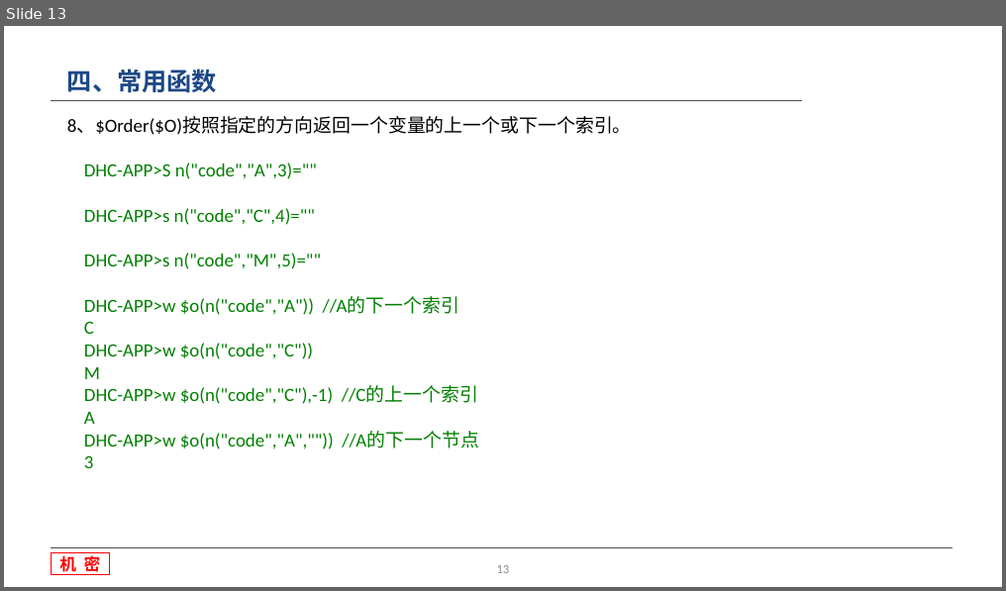
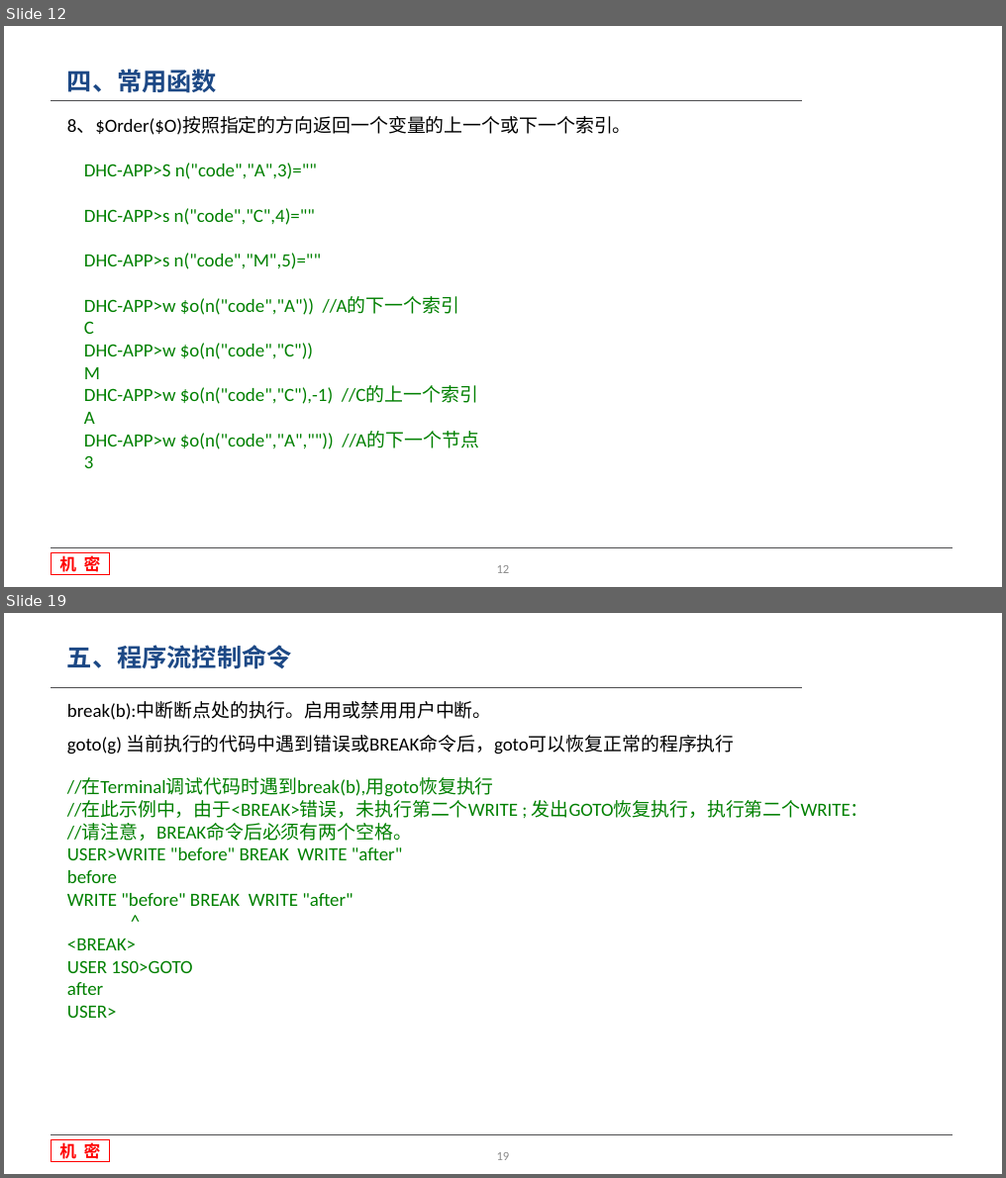
Before and after one commit to wang107014/WorkSpace, a slide deck: 收费-MD/文档/M语言基础知识.pptx. Shown one above the other, each under a label of ours: slide 13 before the commit, slides 12 and 19 after it; the slides between them are not shown. The pictures are 1006x591 and 1006x1178 pixels, drawn with LibreOffice and Linux fonts; fonts in the diff are those of the drawing; background and template pictures are left out. Boxes give left, top, right and bottom in pixels: in the first picture for what was removed or moved away, otherwise in the second. Text is boxed around its words. In the diff, an @@ line names an element or a change of style, - is before the commit and + after.

```diff
--- a/收费-MD/文档/M语言基础知识.pptx
+++ b/收费-MD/文档/M语言基础知识.pptx
@@ slide 19 added at [4,613,1002,1174], background #FFFFFF at 93% opacity; not listed: 3 template elements that a slide beside it also shows @@
@@ text added at [67,645,292,669], 24 pt, text #1C4885, bold @@
+五、程序流控制命令
@@ text added at [67,702,492,720], 18 pt, text #000000 @@
+break(b):中断断点处的执行。启用或禁用用户中断。
@@ text added at [67,735,734,755], 18 pt, text #000000 @@
+goto(g) 当前执行的代码中遇到错误或BREAK命令后，goto可以恢复正常的程序执行
@@ text added at [67,778,869,1018], 18 pt, text #008000 @@
+//在Terminal调试代码时遇到break(b),用goto恢复执行
+//在此示例中，由于<BREAK>错误，未执行第二个WRITE ; 发出GOTO恢复执行，执行第二个WRITE：
+//请注意，BREAK命令后必须有两个空格。
+USER>WRITE "before" BREAK WRITE "after"
+before
+WRITE "before" BREAK WRITE "after"
+^
+<BREAK>
+USER 1S0>GOTO
+after
+USER>
@@ page number added at [497,1153,510,1160], 12 pt, text #8C8C8C @@
+19
@@ what was slide 13 is now slide 12 @@
```
Also in this commit, not shown: 3 slides changed, 6 other slides added, 11 other files.
